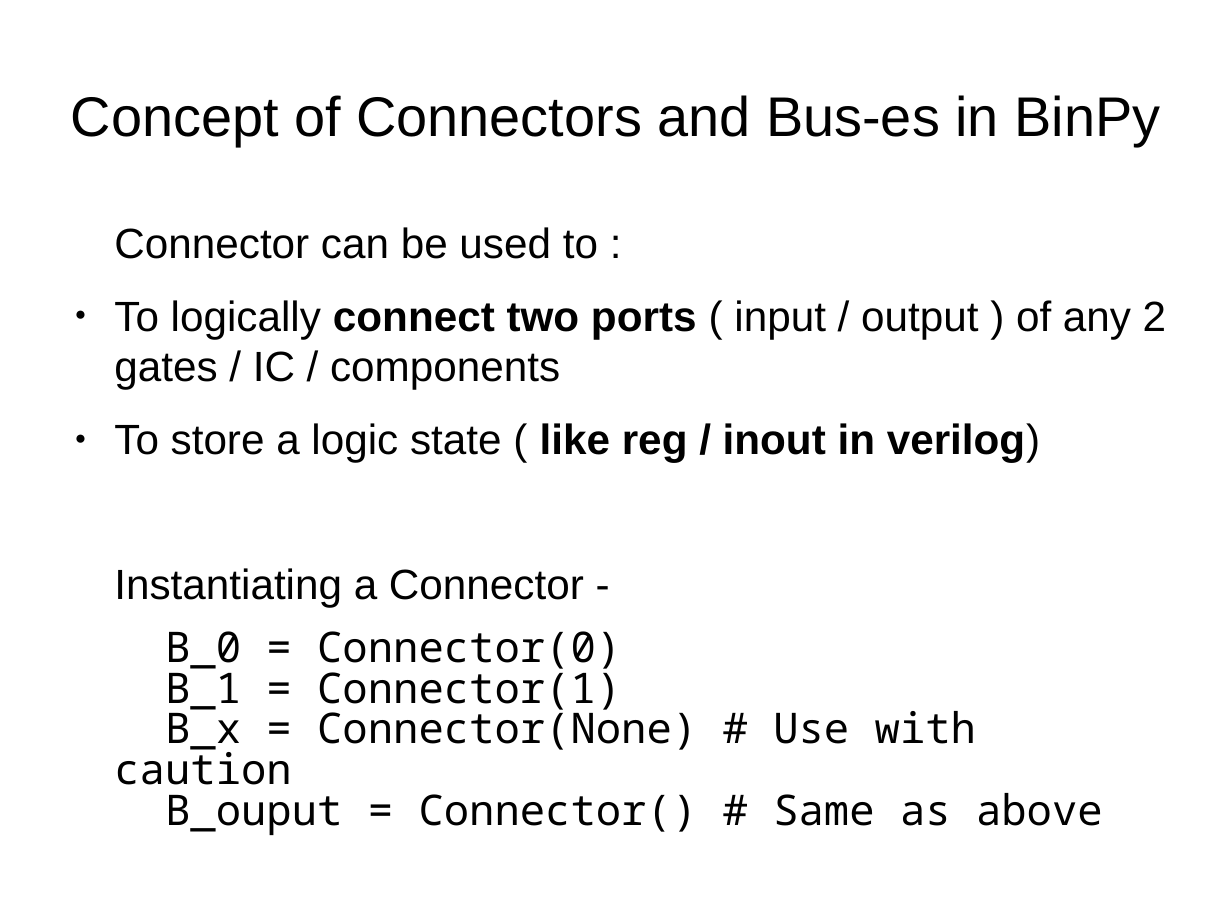
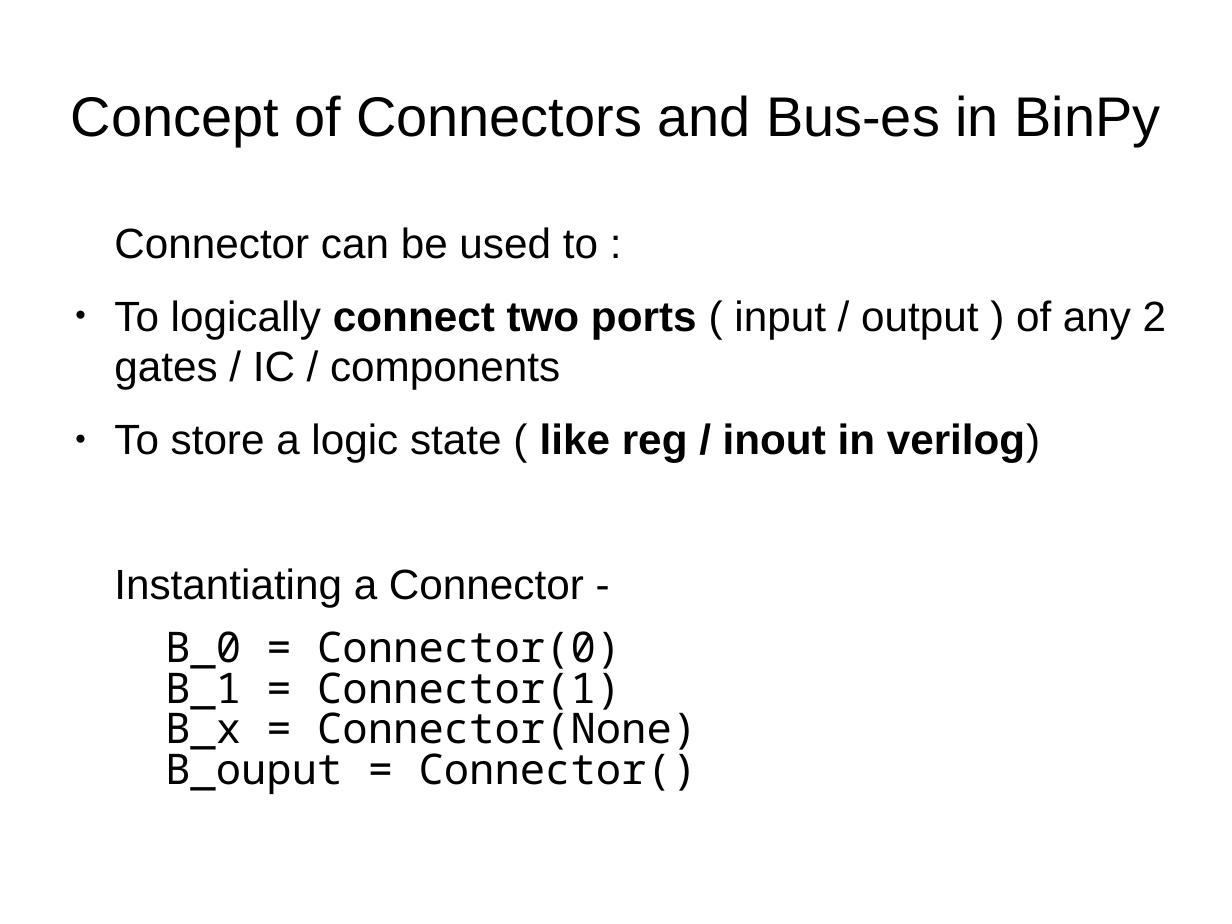
Before and after one commit to BinPy/inpycon-2014, a slide deck: slide 8 of prez.odp. Drawn at 1232x924 pixels with LibreOffice and Linux fonts; fonts in the diff are those of the drawing. Boxes give left, top, right and bottom in pixels: in the first picture for what was removed or moved away, otherwise in the second. Text is boxed around its words. In the diff, an @@ line names an element or a change of style, - is before the commit and + after.

Commit message:
Updating the Talk Files

```diff
--- a/prez.odp
+++ b/prez.odp
@@ text at bbox=[165, 704, 697, 756]: text changed @@
-B_x = Connector(None) # Use with caution
-B_ouput = Connector() # Same as above
+B_x = Connector(None)
+B_ouput = Connector()
```
Also in this commit, not shown: 8 other slides changed, 5 slides added, 5 slides removed, 10 other files.
